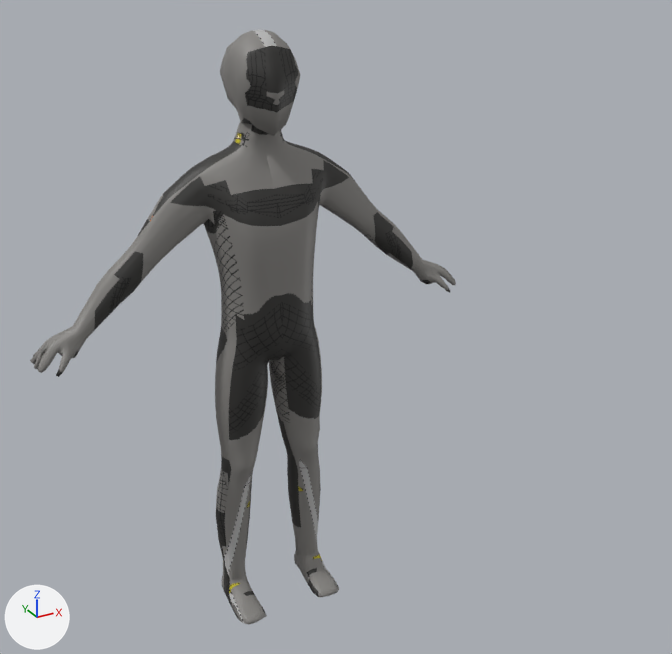
The OBJ model prog01/prog01/Resources/player/player.obj, before and after one commit.
The view is the same before and after, from a camera (50 mm lens) standing at (-2.8, -6.19, 5.54) and looking at (0.14, -0.84, 2.86). Arrows for +X, +Y and +Z are at lower left; the lights stay in place. Where no turn or scale is listed for an object, it has been applied to the vertices. Vertices at the same position are counted once.

The first picture shows 'Cube_Cube.001'.
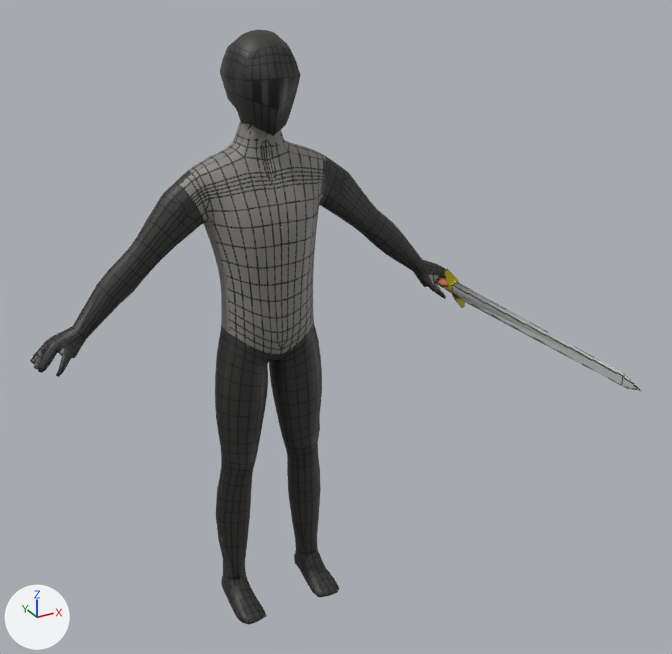
Commit message: boss player obj 追加

Changed parts and their boxes [x1, y1, x2, y2] in the pictures (672 x 654 px):
'Cube_Cube.001', reshaped (43% wider)
    before: [30, 29, 456, 625]
    after: [30, 29, 641, 625]
part 1 of me_cube_cube_001, built on
    before: [414, 260, 450, 293]
    after: [414, 260, 641, 391]
part 2 of me_cube_cube_001, surface changed
    both: [30, 29, 446, 625]

Patch to the scene script:
```diff
--- a/prog01/prog01/Resources/player/player.obj.py
+++ b/prog01/prog01/Resources/player/player.obj.py
@@ me_cube_cube_001 @@
 # used by ob_cube_cube_001; location = (0.0, 0.0, 0.0)
-me_cube_cube_001.from_pydata(...)  # 2391 vertices, 4749 faces, 12 loose edges; spans x -1.81..1.81, y -0.35..0.34, z 0.0..4.82
+me_cube_cube_001.from_pydata(...)  # 2450 vertices, 4875 faces, 12 loose edges; spans x -1.81..1.81, y -2.33..0.34, z 0.0..4.82
+# me_cube_cube_001 part 1
+# 2 vertices are removed from x 1.6..1.61, y 0.01..0.07, z 2.66..2.67
+# 23 faces are deleted
+# 4 vertices in x 1.48..1.54, y 0.02..0.06, z 2.64..2.68 move by (-0.02, -0.01, -0.02)
+# 4 vertices in x 1.5..1.56, y 0.01..0.02, z 2.65..2.73 move by (-0.03, -0.01, -0.02)
+# 4 vertices in x 1.59..1.68, y -0.1..-0.01, z 2.57..2.72 move by (-0.06, -0.02, -0.04)
+# 4 vertices in x 1.64..1.69, y -0.09..-0.06, z 2.57..2.63 move by (-0.06, -0.03, -0.04)
+# 3 vertices in x 1.52..1.6, y 0.07..0.1, z 2.64..2.66 move by (-0.01, 0.0, -0.01)
+# 22 vertices move from x 1.48..1.69, y -0.09..0.12, z 2.57..2.8 to x 1.46..1.63, y -0.11..0.12, z 2.54..2.79
+# 61 vertices are added at x 1.54..1.77, y -2.33..0.26, z 2.45..2.84
+# 149 new faces join them
+# me_cube_cube_001 part 2: 4726 kept faces spanning x -1.81..1.81, y -0.35..0.34, z 0.0..4.82 get new texture (UV) coordinates
 me_cube_cube_001.materials.append(mat_マテリアル)
```
